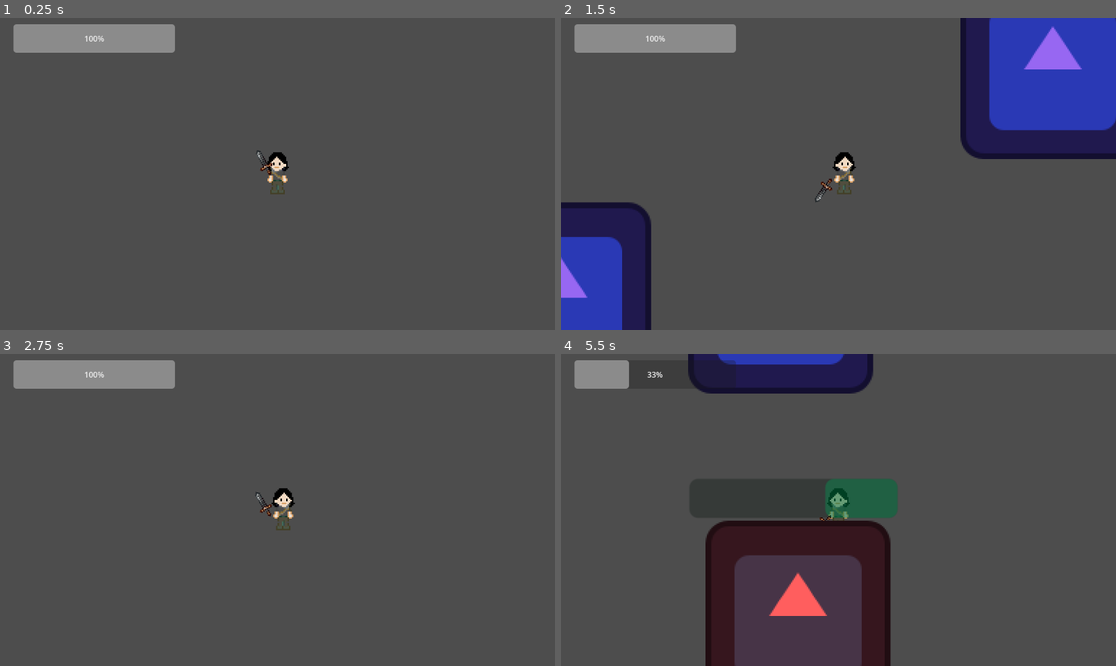
Above: before the commit, frames 1-4 (two rows, left to right).
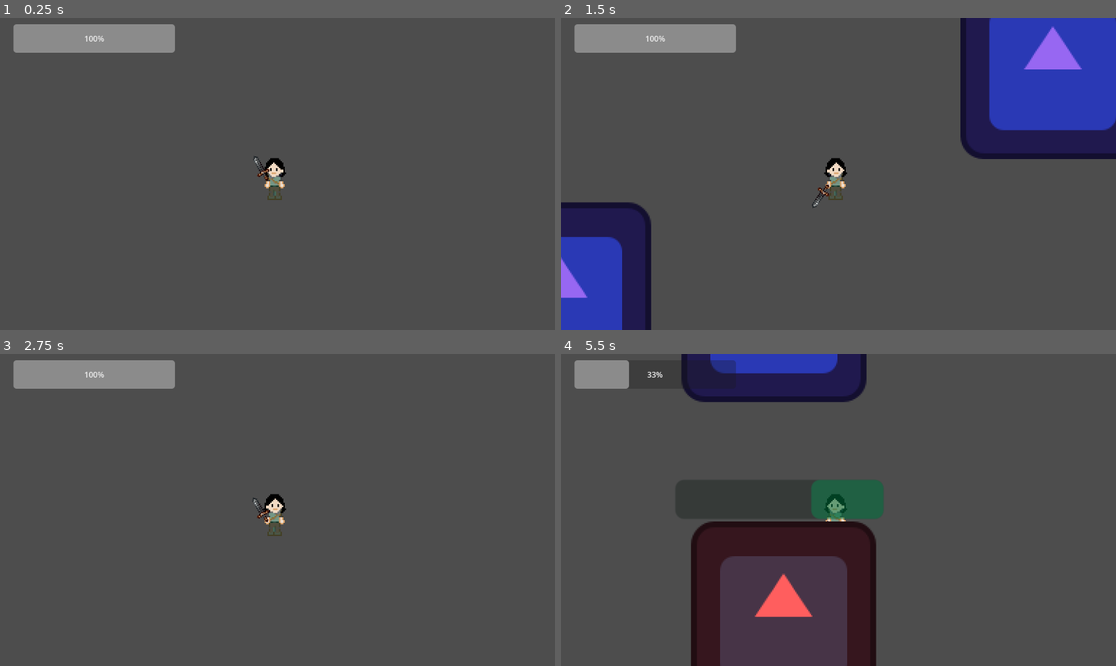
Above: after the commit, the same moments.

Repository: vilu350/Flying-Cats-Studio
Game: Godot game, scene res://scenes/test_map.tscn
The game is run twice, just before and just after one commit, with the same random seed, the same clock (stepped at 60 frames per second) and the same inputs. The project has no main scene, so this scene is started directly. The engine's default icon, where the game draws it, is replaced by a stand-in: a white triangle on a blue panel in a dark square.
Inputs (mouse positions are in pixels of both pictures, inside the frame that each line leads up to):
- Up to frame 1 (0.25 s): no input
- Up to frame 2 (1.5 s): tap Enter at 0.5 s; move the mouse to (960, 158) at 0.52 s; press the mouse at (960, 158) at 0.53 s; hold D (move_right) 0.53-1.28 s; move the mouse to (727, 189) at 1.27 s; release the mouse at (727, 189) at 1.28 s; hold Down (move_down) from 1.28 s (still down); click (727, 189) at 1.35 s
- Up to frame 3 (2.75 s): move the mouse to (333, 441) at 2.02 s; release Down (move_down) at 2.03 s; press the mouse at (333, 441) at 2.03 s; hold D (move_right) from 2.03 s (still down)
- Up to frame 4 (5.5 s): move the mouse to (810, 572) at 2.77 s; release D (move_right) at 2.78 s; release the mouse at (810, 572) at 2.78 s; hold Up (move_up) 2.78-3.53 s; click (810, 572) at 2.85 s; move the mouse to (1005, 556) at 3.52 s; press the mouse at (1005, 556) at 3.53 s; hold A (move_left) 3.53-5.03 s; move the mouse to (672, 463) at 4.27 s; release the mouse at (672, 463) at 4.28 s; click (672, 463) at 4.35 s; move the mouse to (866, 510) at 5.02 s; press the mouse at (866, 510) at 5.03 s; hold Down (move_down) from 5.03 s (still down)

The runs differ from the first frame. In frame 1, 0.5% of the frame differs, in the area x 45-53%, y 42-59%; in frame 2, 0.6%; in frame 3, 0.6%; in frame 4, 8.4%, in the area x 21-61%, y 0-100%.

Commit message:
made the player flip better

Diff:
--- a/flying-cats-studio/scenes/Player.tscn
+++ b/flying-cats-studio/scenes/Player.tscn
@@ -1,8 +1,14 @@
 [gd_scene load_steps=10 format=3 uid="uid://c3t26ejgfvyr1"]
 
 [ext_resource type="Script" uid="uid://cagenrx6eaxoj" path="res://scripts/player.gd" id="1_ij6vw"]
-[ext_resource type="Texture2D" uid="uid://cy46qafv13bxo" path="res://sprites/character.png" id="2_qhqgy"]
+[ext_resource type="Texture2D" uid="uid://bsnb3pr20um6i" path="res://sprites/Player Standing.png" id="2_qhqgy"]
 [ext_resource type="PackedScene" uid="uid://c3nnv308fvv7f" path="res://scenes/Sword.tscn" id="3_3li8b"]
+
+[sub_resource type="RectangleShape2D" id="RectangleShape2D_mdl7e"]
+size = Vector2(14, 27)
+
+[sub_resource type="RectangleShape2D" id="RectangleShape2D_qu4a1"]
+size = Vector2(14, 27)
 
 [sub_resource type="Animation" id="Animation_70d11"]
 length = 0.001
@@ -62,7 +68,7 @@
 tracks/2/type = "method"
 tracks/2/imported = false
 tracks/2/enabled = true
-tracks/2/path = NodePath("../..")
+tracks/2/path = NodePath("..")
 tracks/2/interp = 1
 tracks/2/loop_wrap = true
 tracks/2/keys = {
@@ -110,31 +116,16 @@
 &"sword_return": SubResource("Animation_mdl7e")
 }
 
-[sub_resource type="RectangleShape2D" id="RectangleShape2D_mdl7e"]
-size = Vector2(14, 27)
-
-[sub_resource type="RectangleShape2D" id="RectangleShape2D_qu4a1"]
-size = Vector2(14, 27)
-
 [node name="Player" type="CharacterBody2D"]
+position = Vector2(2, -4)
 script = ExtResource("1_ij6vw")
 
 [node name="Sprite2D" type="Sprite2D" parent="."]
-position = Vector2(2, -4)
+position = Vector2(-2, 3)
 texture = ExtResource("2_qhqgy")
 
-[node name="Sword" parent="Sprite2D" instance=ExtResource("3_3li8b")]
-texture_filter = 1
-position = Vector2(-6, 6)
-rotation = -1.288053
-
-[node name="AnimationPlayer" type="AnimationPlayer" parent="Sprite2D/Sword"]
-libraries = {
-&"": SubResource("AnimationLibrary_cw2d6")
-}
-
 [node name="CollisionShape2D" type="CollisionShape2D" parent="."]
-position = Vector2(0, -0.5)
+position = Vector2(-2, 3.5)
 shape = SubResource("RectangleShape2D_mdl7e")
 
 [node name="Camera2D" type="Camera2D" parent="."]
@@ -144,7 +135,7 @@
 collision_layer = 2
 
 [node name="CollisionShape2D" type="CollisionShape2D" parent="HurtBox"]
-position = Vector2(0, -0.5)
+position = Vector2(-2, 3.5)
 shape = SubResource("RectangleShape2D_qu4a1")
 
 [node name="AnimationPlayer" type="AnimationPlayer" parent="."]
@@ -153,4 +144,14 @@
 
 [node name="Effects" type="Node2D" parent="."]
 
-[connection signal="animation_finished" from="Sprite2D/Sword/AnimationPlayer" to="." method="_on_animation_player_animation_finished"]
+[node name="Sword" parent="." instance=ExtResource("3_3li8b")]
+texture_filter = 1
+position = Vector2(-6, 6)
+rotation = -1.288053
+
+[node name="AnimationPlayer" type="AnimationPlayer" parent="Sword"]
+libraries = {
+&"": SubResource("AnimationLibrary_cw2d6")
+}
+
+[connection signal="animation_finished" from="Sword/AnimationPlayer" to="." method="_on_animation_player_animation_finished"]
--- a/flying-cats-studio/scripts/player.gd
+++ b/flying-cats-studio/scripts/player.gd
@@ -12,7 +12,7 @@
 @export var deceleration := 1100.0
 @onready var hurt_box: Area2D = $HurtBox
 @onready var hurt_timer: Timer = $HurtTimer
-@onready var sword: Sprite2D = $Sprite2D/Sword
+@onready var sword: Sprite2D = $Sword
 
 @export var maxHealth = 30
 @onready var currentHealth: int = maxHealth
@@ -71,13 +71,12 @@
 	var has_input_direction = Input.get_vector("move_left", "move_right", "move_down", "move_up")
 	var input_direction = Input.get_vector("move_left", "move_right", "move_down", "move_up")
 	if input_direction.x !=0:
-			$Sprite2D.flip_h = input_direction.x > 0
+		$Sprite2D.flip_h = input_direction.x > 0
 	if has_input_direction:
 		var desired_velocity := direction * max_speed
 		velocity = velocity.move_toward(desired_velocity, acceleration * delta)
 	else:
 		velocity = velocity.move_toward(Vector2.ZERO, deceleration * delta)
-
 	move_and_slide()
 	handleInput()
 	#updateAnimation()
@@ -90,10 +89,9 @@
 	elif current_look_dir == "left" and get_global_mouse_position().x > global_position.x:
 		current_look_dir = "right"
 
-
 	if Input.is_action_pressed("attack") and can_slash:
-		$Sprite2D/Sword/AnimationPlayer.speed_scale = $Sprite2D/Sword/AnimationPlayer.get_animation("slash").length / slash_time
-		$Sprite2D/Sword/AnimationPlayer.play("slash")
+		$Sword/AnimationPlayer.speed_scale = $Sword/AnimationPlayer.get_animation("slash").length / slash_time
+		$Sword/AnimationPlayer.play("slash")
 		can_slash = false
 
 func spawn_slash():
@@ -122,7 +120,7 @@
 
 func _on_animation_player_animation_finished(anim_name: StringName) -> void:
 	if anim_name == "slash":
-		$Sprite2D/Sword/AnimationPlayer.speed_scale = $Sprite2D/Sword/AnimationPlayer.get_animation("sword_return").length / sword_return_time
-		$Sprite2D/Sword/AnimationPlayer.play("sword_return")
+		$Sword/AnimationPlayer.speed_scale = $Sword/AnimationPlayer.get_animation("sword_return").length / sword_return_time
+		$Sword/AnimationPlayer.play("sword_return")
 	else:
 		can_slash = true
Binary file added: flying-cats-studio/sprites/Player Standing.png
Not shown, added: flying-cats-studio/sprites/Player Standing.png.import
